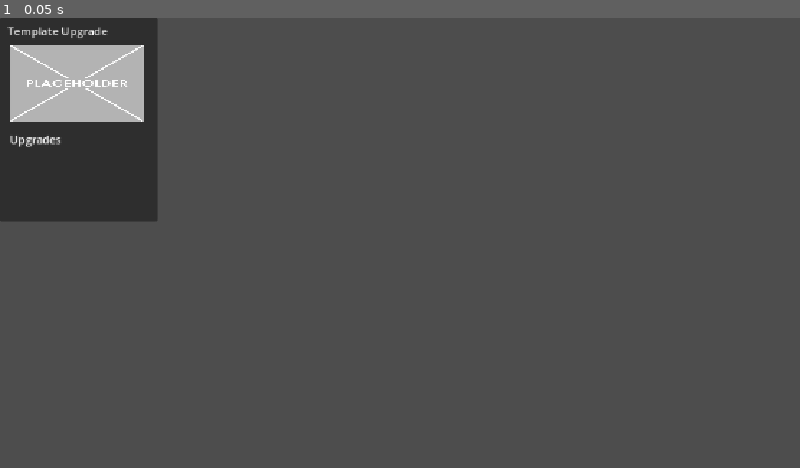
Above: before the commit, frame 1.
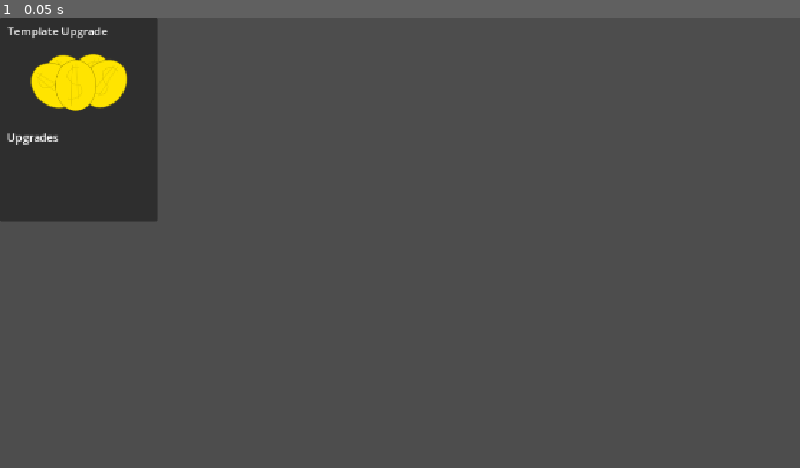
Above: after the commit, the same moment.

Repository: Cylinder7/bounce-back
Game: Godot game, scene res://upgrade_panel.tscn
Two runs of this game, one before a commit and one after it. Both use one fixed random seed, a clock stepped at 60 frames per second and the inputs below. This scene is started directly instead of the project's main scene.
Inputs:
- Up to frame 1 (0.05 s): no input

The runs differ from the first frame. In frame 1, 3.0% of the frame differs, in the area x 0-18%, y 6-29%.

Commit message:
dash

Diff:
--- a/upgrade_panel.tscn
+++ b/upgrade_panel.tscn
@@ -1,10 +1,6 @@
 [gd_scene format=3 uid="uid://dvvsoovo18g7r"]
 
-[ext_resource type="Texture2D" path="res://assets/placeholder.jpg" id="1_sn7ge"]
-
-[sub_resource type="LabelSettings" id="LabelSettings_bt7rk"]
-outline_size = 1
-outline_color = Color(0, 0, 0, 1)
+[ext_resource type="Texture2D" uid="uid://c2cvhxd5ky11o" path="res://assets/upgrades/MoreMoney.png" id="1_sn7ge"]
 
 [node name="upgradePanel" type="Panel" unique_id=529354780]
 offset_right = 227.0
@@ -12,11 +8,11 @@
 
 [node name="Description" type="Label" parent="." unique_id=1945742561]
 layout_mode = 0
-offset_left = 14.0
-offset_top = 163.0
-offset_right = 211.0
-offset_bottom = 279.0
-text = "Upgrades "
+offset_left = 10.0
+offset_top = 160.0
+offset_right = 207.0
+offset_bottom = 276.0
+text = "Upgrades"
 
 [node name="Title" type="Label" parent="." unique_id=1950237410]
 layout_mode = 0
@@ -26,13 +22,12 @@
 offset_bottom = 37.0
 theme_override_constants/outline_size = 0
 text = "Template Upgrade"
-label_settings = SubResource("LabelSettings_bt7rk")
 
 [node name="TextureRect" type="TextureRect" parent="." unique_id=1553890271]
 layout_mode = 0
 offset_left = 14.0
 offset_top = 39.0
 offset_right = 207.0
-offset_bottom = 149.0
+offset_bottom = 154.0
 texture = ExtResource("1_sn7ge")
 expand_mode = 1
Binary file added: assets/upgrades/Dash.png
Not shown, added: assets/upgrades/Dash.png.import
